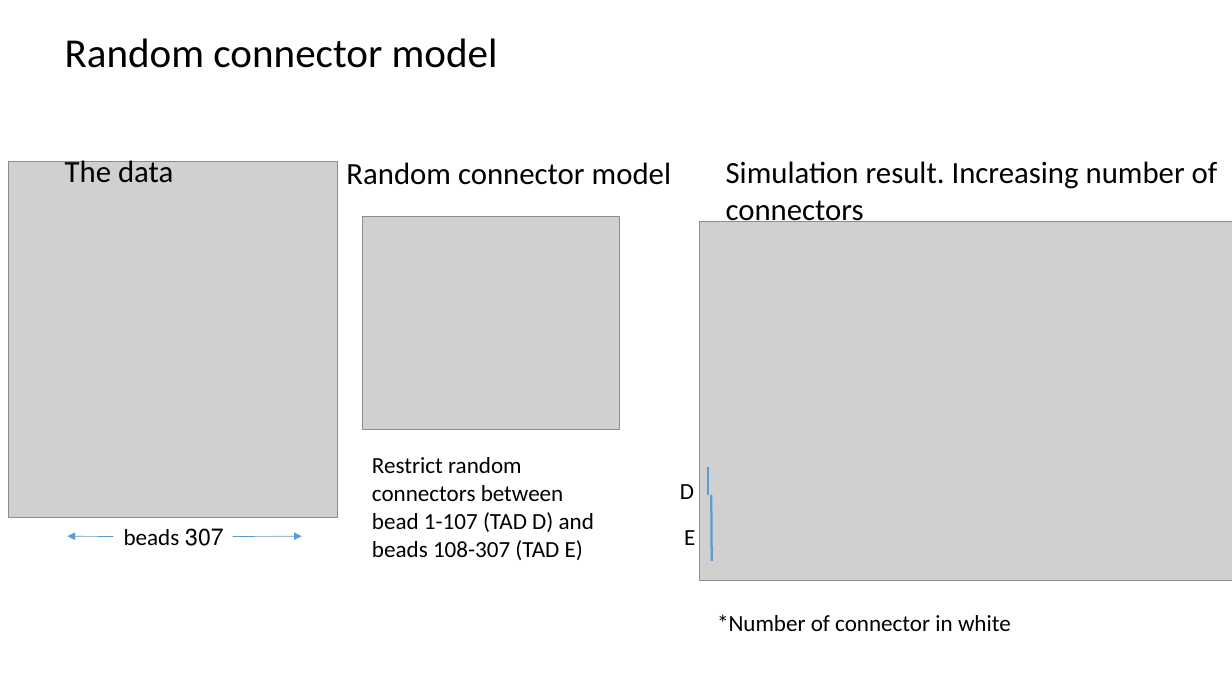
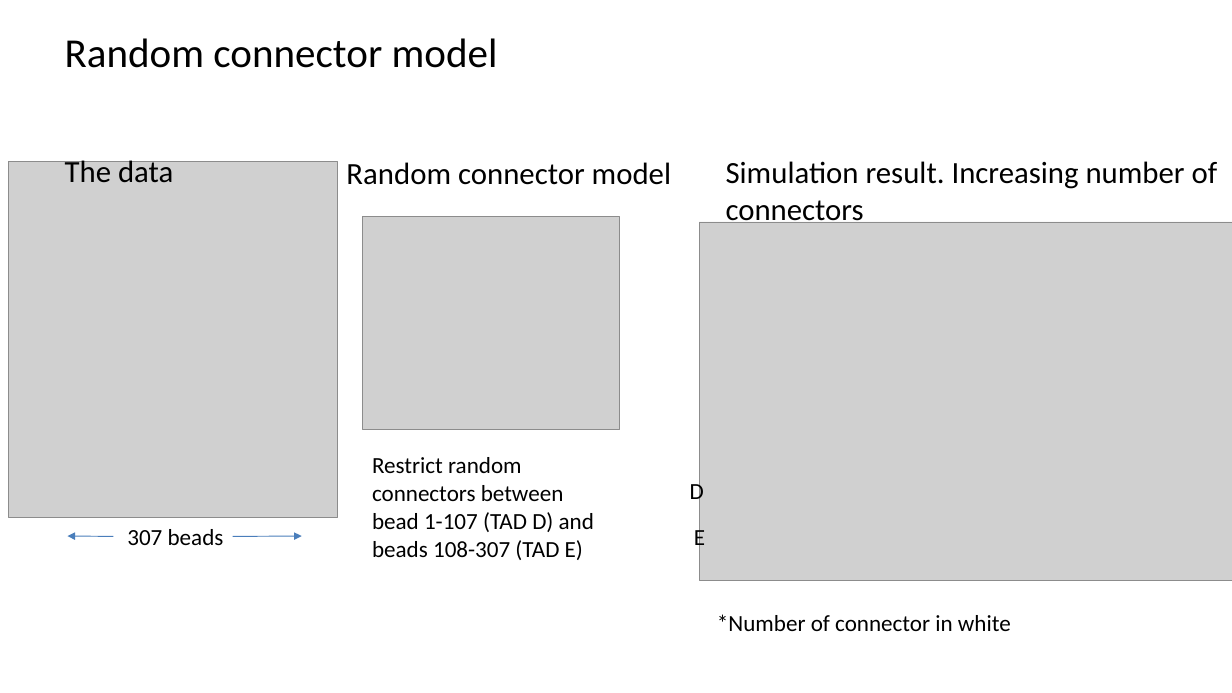
Before and after one commit to zhaENS/Project, a slide deck: slide 1 of Documents/3DStructreFromEncounterProbability/reconstruction.pptx. Drawn at 1232x693 pixels with LibreOffice and Linux fonts; fonts in the diff are those of the drawing; grey boxes stand for pictures. Boxes give left, top, right and bottom in pixels: in the first picture for what was removed or moved away, otherwise in the second. Text is boxed around its words. In the diff, an @@ line names an element or a change of style, - is before the commit and + after.

```diff
--- a/Documents/3DStructreFromEncounterProbability/reconstruction.pptx
+++ b/Documents/3DStructreFromEncounterProbability/reconstruction.pptx
@@ line removed from (708, 468) to (708, 495) @@
@@ line removed from (712, 495) to (712, 561) @@
@@ arrow (114, 537) - (67, 536): stroke #5B9BD5 0.5 pt to #4B7EBC 0.75 pt @@
@@ arrow (233, 537) - (302, 536): stroke #5B9BD5 0.5 pt to #4B7EBC 0.75 pt @@
@@ 3 texts: place and size @@
-3 texts at [185,484,695,546]
+3 texts at [127,480,705,552]
```
Also in this commit, not shown: 2 other slides changed, 1 slide added, 1 slide removed, 7 other files.
